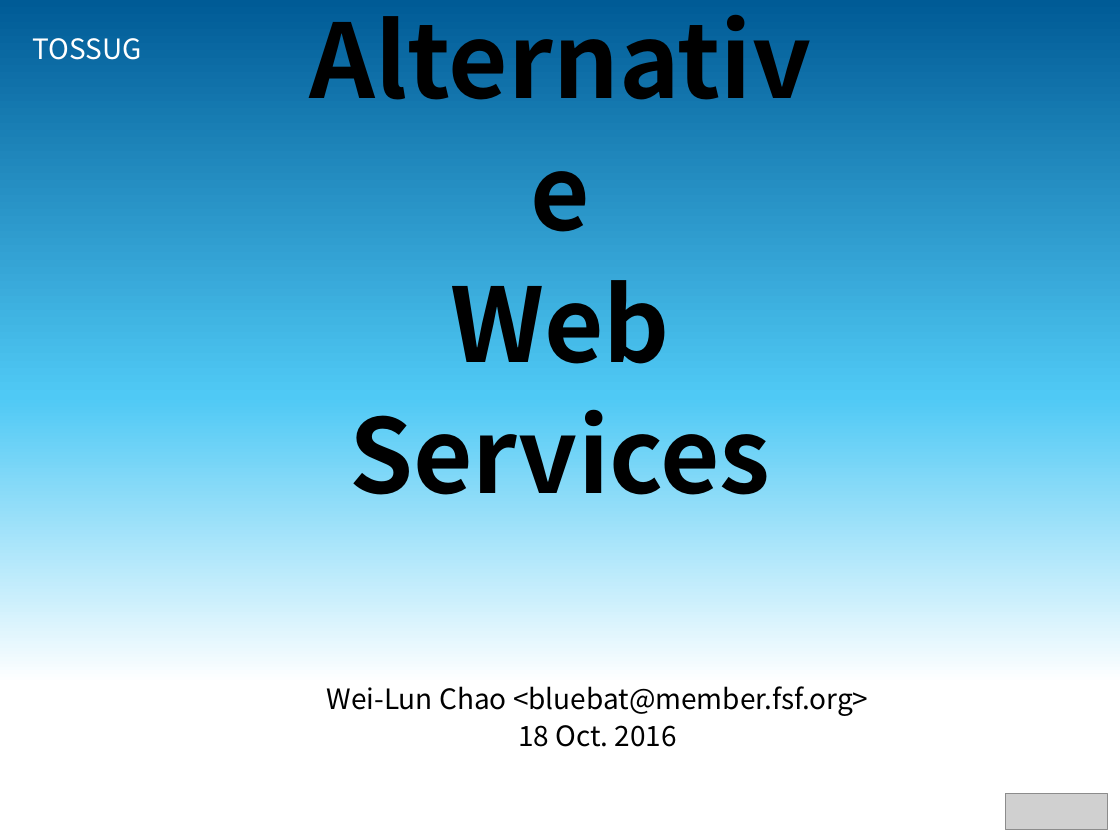
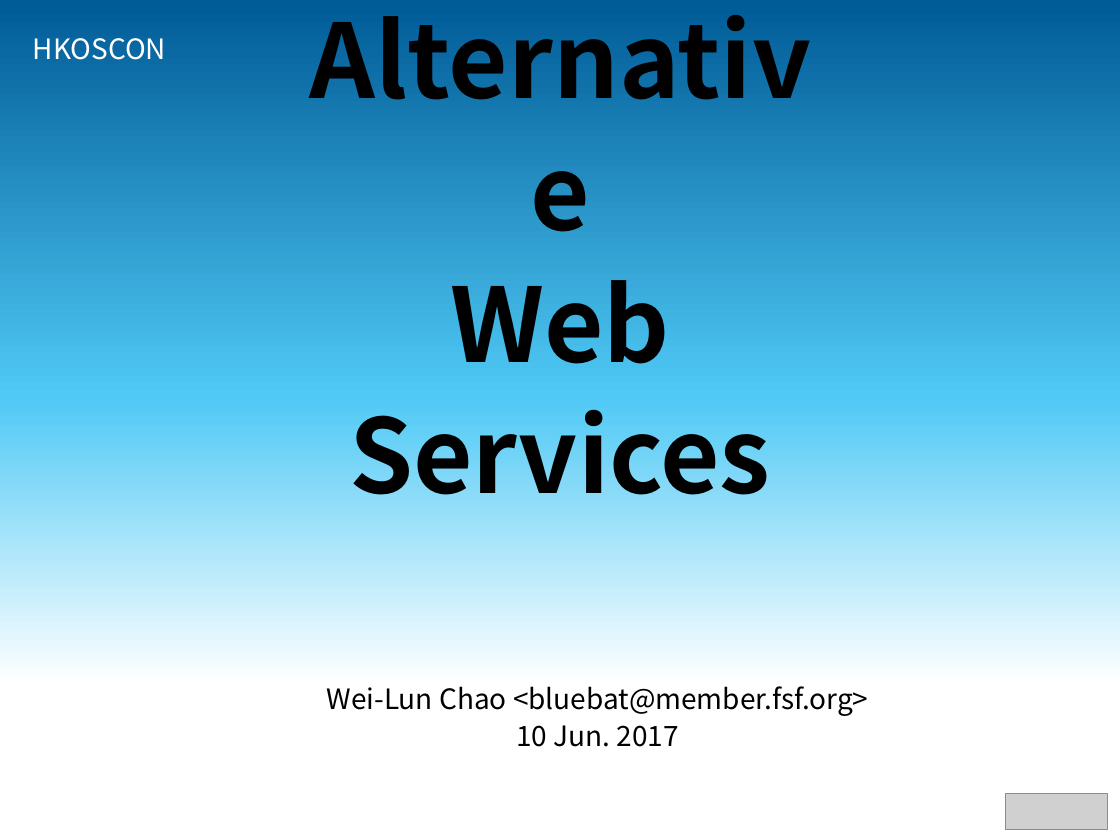
Before and after one commit to bluebat/.presentations, a slide deck: slide 1 of alternative-web-services.odp. Drawn at 1120x840 pixels with LibreOffice and Linux fonts; fonts in the diff are those of the drawing; grey boxes stand for pictures; background and template pictures are left out. Boxes give left, top, right and bottom in pixels: in the first picture for what was removed or moved away, otherwise in the second. Text is boxed around its words. In the diff, an @@ line names an element or a change of style, - is before the commit and + after.

Commit message:
add two from HKOSCON

```diff
--- a/alternative-web-services.odp
+++ b/alternative-web-services.odp
@@ text at (33,38,166,60): text changed @@
-TOSSUG
+HKOSCON
@@ text at (516,725,679,747): text changed @@
-18 Oct. 2016
+10 Jun. 2017
```
Also in this commit, not shown: 2 other slides changed, 1 slide added, 2 other files.
